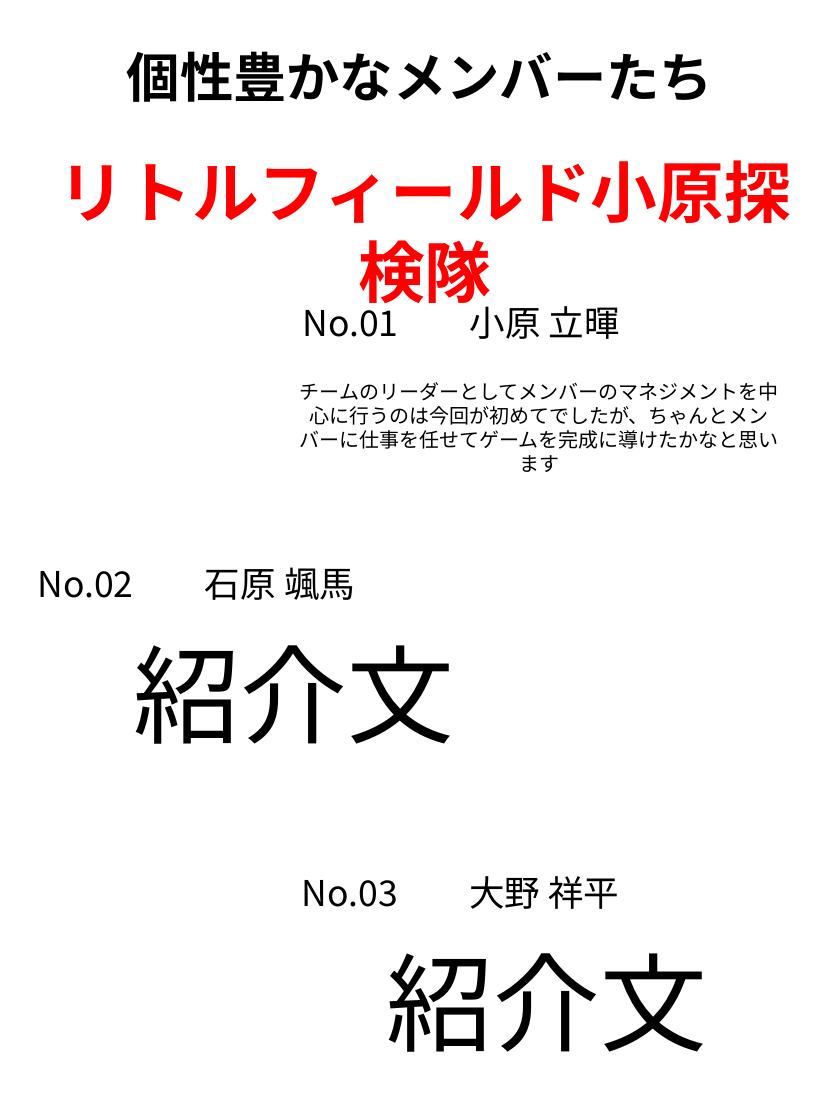
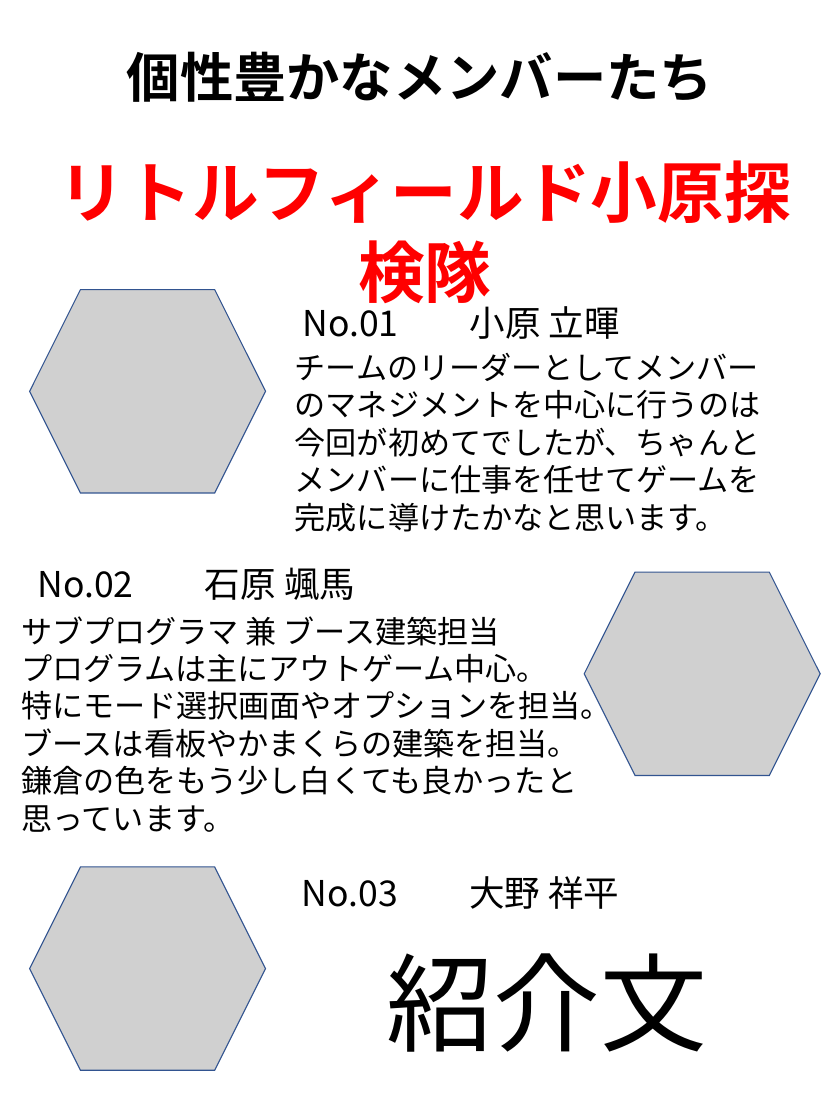
Before and after one commit to RitsukiObara/GraduationTeam, a slide deck: slide 1 of 07_Archive/メンバー紹介/メンバー紹介.pptx. Drawn at 840x1120 pixels with LibreOffice and Linux fonts; fonts in the diff are those of the drawing; grey boxes stand for pictures; background and template pictures are left out. Boxes give left, top, right and bottom in pixels: in the first picture for what was removed or moved away, otherwise in the second. Text is boxed around its words. In the diff, an @@ line names an element or a change of style, - is before the commit and + after.

Commit message:
メンバー紹介のページ保存用プッシュ

```diff
--- a/07_Archive/メンバー紹介/メンバー紹介.pptx
+++ b/07_Archive/メンバー紹介/メンバー紹介.pptx
@@ picture added at (30,290,266,493) @@
@@ text at (295,353,761,532): text changed; size 18 to 28 pt @@
-チームのリーダーとしてメンバーのマネジメントを中心に行うのは今回が初めてでしたが、ちゃんとメンバーに仕事を任せてゲームを完成に導けたかなと思います
+チームのリーダーとしてメンバーのマネジメントを中心に行うのは今回が初めてでしたが、ちゃんとメンバーに仕事を任せてゲームを完成に導けたかなと思います。
@@ picture added at (584,572,820,775) @@
@@ text added at (21,616,611,832), 28 pt, text #000000 @@
+サブプログラマ 兼 ブース建築担当
+プログラムは主にアウトゲーム中心。
+特にモード選択画面やオプションを担当。
+ブースは看板やかまくらの建築を担当。
+鎌倉の色をもう少し白くても良かったと思っています。
@@ text removed at (134,645,454,744) @@
-紹介文
@@ picture added at (30,867,266,1070) @@
```
Also in this commit, not shown: 1 other slide changed.
